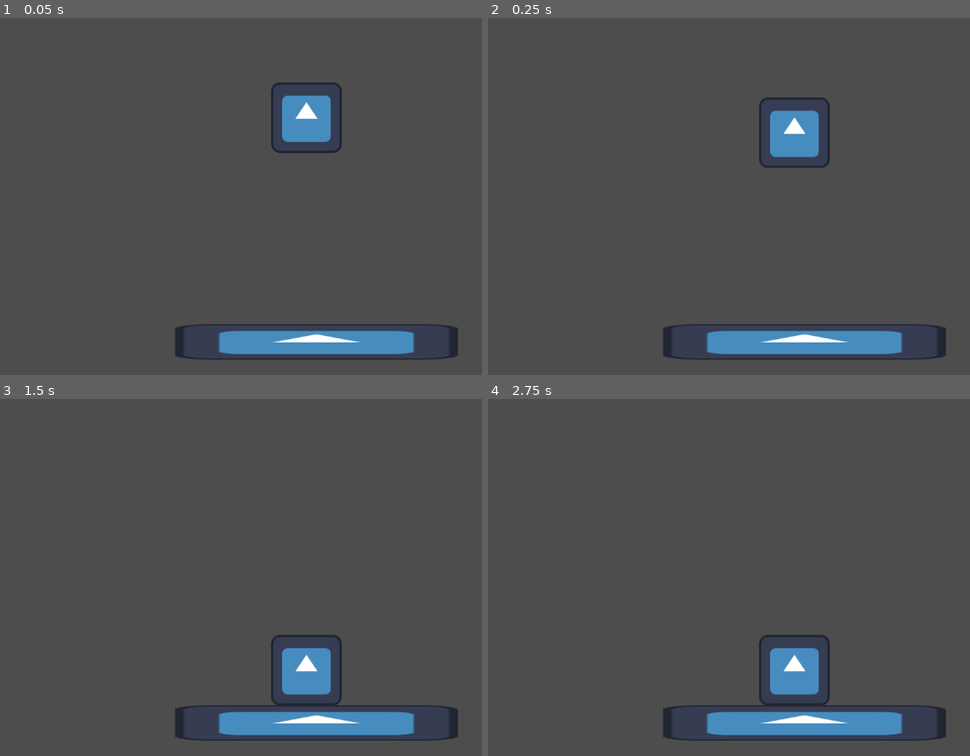
Above: before the commit, frames 1-4 (two rows, left to right).
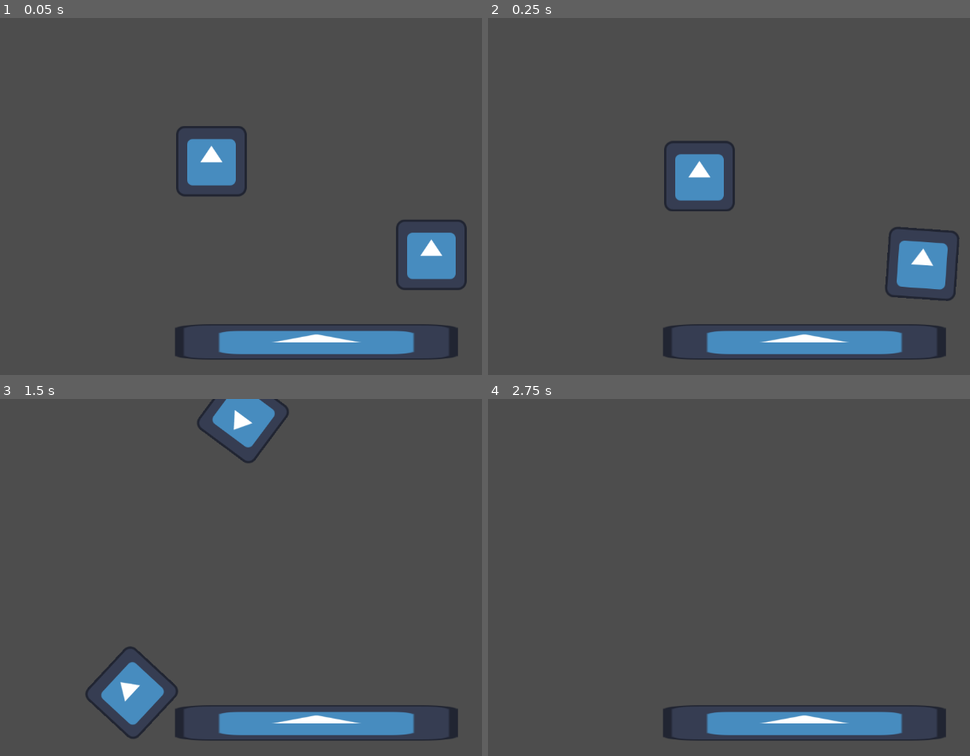
Above: after the commit, the same moments.

Repository: FeniXb3/feb216
Game: Godot game, scene res://physics_playground.tscn
Two runs of this game, one before a commit and one after it. Both use one fixed random seed, a clock stepped at 60 frames per second and the inputs below. The engine's default icon, where the game draws it, is replaced by a stand-in: a white triangle on a blue panel in a dark square.
Inputs:
- Up to frame 1 (0.05 s): no input
- Up to frame 2 (0.25 s): no input
- Up to frame 3 (1.5 s): no input
- Up to frame 4 (2.75 s): no input

The runs differ from the first frame. In frame 1, 5.1% of the frame differs, in the area x 36-97%, y 18-77%; in frame 2, 5.1%, in the area x 36-98%, y 22-80%; in frame 3, 4.8%; in frame 4, 1.7%.

Commit message:
Add basic physics seasaw

Diff:
--- a/physics_playground.tscn
+++ b/physics_playground.tscn
@@ -1,12 +1,45 @@
-[gd_scene load_steps=3 format=3 uid="uid://o44t01wn705v"]
+[gd_scene load_steps=5 format=3 uid="uid://o44t01wn705v"]
 
 [ext_resource type="PackedScene" uid="uid://tj56kxykuo16" path="res://brick.tscn" id="1_3jmfh"]
 [ext_resource type="PackedScene" uid="uid://b61ho50p1051q" path="res://floor.tscn" id="2_ydgdq"]
 
+[sub_resource type="CircleShape2D" id="CircleShape2D_3jmfh"]
+radius = 20.0
+
+[sub_resource type="RectangleShape2D" id="RectangleShape2D_3jmfh"]
+size = Vector2(512, 20)
+
 [node name="PhysicsPlayground" type="Node2D"]
 
 [node name="Brick" parent="." instance=ExtResource("1_3jmfh")]
-position = Vector2(595, 180)
+position = Vector2(423, 259)
+mass = 50.0
+
+[node name="Brick2" parent="." instance=ExtResource("1_3jmfh")]
+position = Vector2(821, 429)
 
 [node name="Floor" parent="." instance=ExtResource("2_ydgdq")]
 position = Vector2(613, 588)
+
+[node name="Swing" type="Node2D" parent="."]
+position = Vector2(620, 556)
+metadata/_edit_group_ = true
+
+[node name="Base" type="StaticBody2D" parent="Swing"]
+position = Vector2(0, -20)
+metadata/_edit_group_ = true
+
+[node name="CollisionShape2D" type="CollisionShape2D" parent="Swing/Base"]
+shape = SubResource("CircleShape2D_3jmfh")
+
+[node name="Plank" type="RigidBody2D" parent="Swing"]
+position = Vector2(0, -50)
+metadata/_edit_group_ = true
+
+[node name="CollisionShape2D" type="CollisionShape2D" parent="Swing/Plank"]
+shape = SubResource("RectangleShape2D_3jmfh")
+
+[node name="PinJoint2D" type="PinJoint2D" parent="Swing"]
+position = Vector2(0, -40)
+node_a = NodePath("../Base")
+node_b = NodePath("../Plank")
